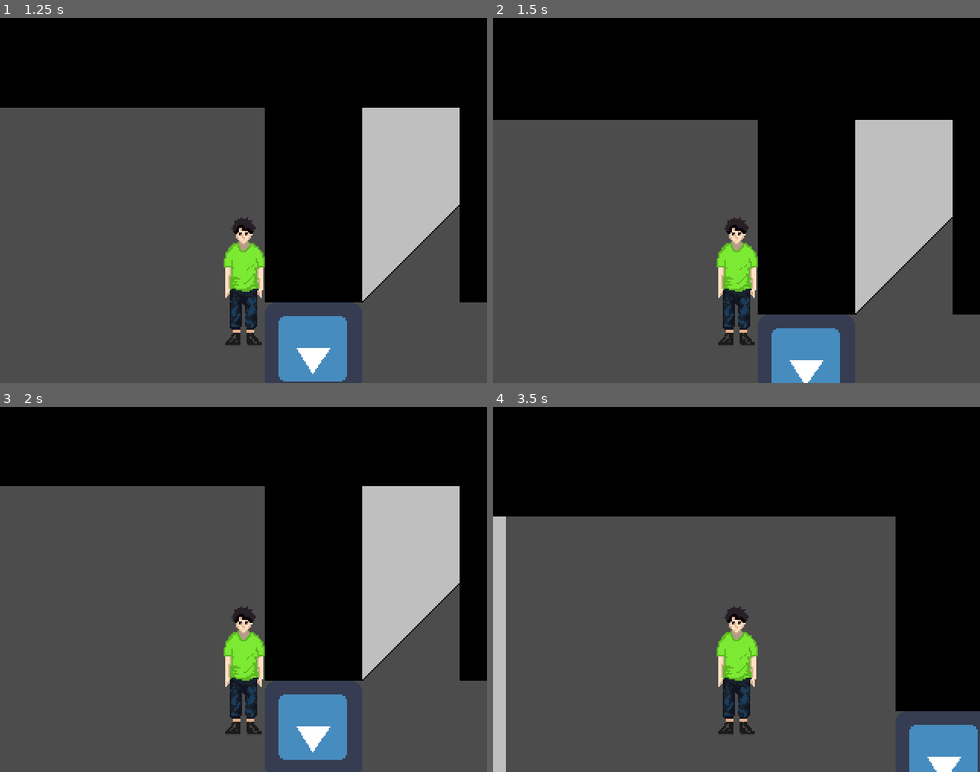
Above: before the commit, frames 1-4 (two rows, left to right).
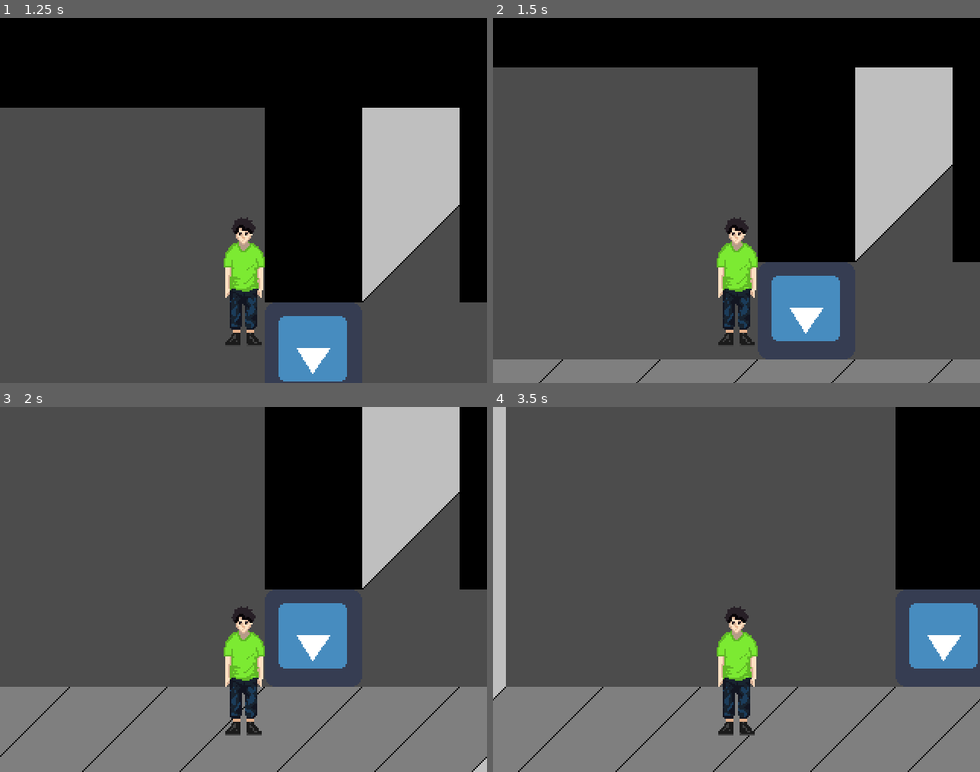
Above: after the commit, the same moments.

Repository: flyJV/MakeshiftMonikerGameProject1
Game: Godot game, scene res://GameScenes/GameCore.tscn
Same seed, same stepped clock (60 frames per second), same inputs: the game is played once before the commit and once after it. The engine's default icon, where the game draws it, is replaced by a stand-in: a white triangle on a blue panel in a dark square.
Inputs:
- Up to frame 1 (1.25 s): hold D (action_right) from 0.53 s (still down); tap Space (action_1) at 0.6 s; tap W (action_up) at 0.77 s
- Up to frame 2 (1.5 s): keep holding D (action_right); tap Space (action_1) at 1.35 s
- Up to frame 3 (2 s): keep holding D (action_right); tap W (action_up) at 1.52 s
- Up to frame 4 (3.5 s): release D (action_right) at 2.03 s; hold A (action_left) 2.03-2.78 s; hold Shift (action_2) 2.03-2.78 s; tap Space (action_1) at 2.3, 3.05 s; hold D (action_right) from 2.78 s (still down); tap Ctrl (action_3) at 2.85 s; tap W (action_up) at 3.02 s

Frame 1 is identical in both runs. In frame 2, 25% of the frame differs, in the area x 0-100%, y 13-100%; in frame 3, 50%; in frame 4, 52%, in the area x 0-100%, y 0-100%.

Commit message:
Fix jump bug.
Otherwise, you could fly.

Diff:
--- a/Scripts/PlayerController.gd
+++ b/Scripts/PlayerController.gd
@@ -39,7 +39,7 @@
 			move.y += gravity
 			if onFloor or hitHead:
 				move.y = 2
-			if Input.is_action_just_pressed("action_1"):
+			if Input.is_action_just_pressed("action_1") and onFloor:
 				move.y -= jump
 		else:
 			move.y = 0
--- a/project.godot
+++ b/project.godot
@@ -19,9 +19,10 @@
 window/size/width=320
 window/size/height=240
 window/size/resizable=false
+window/size/borderless=true
 window/size/always_on_top=true
-window/size/test_width=960
-window/size/test_height=720
+window/size/test_width=640
+window/size/test_height=480
 window/stretch/mode="2d"
 window/stretch/aspect="keep_width"
 
